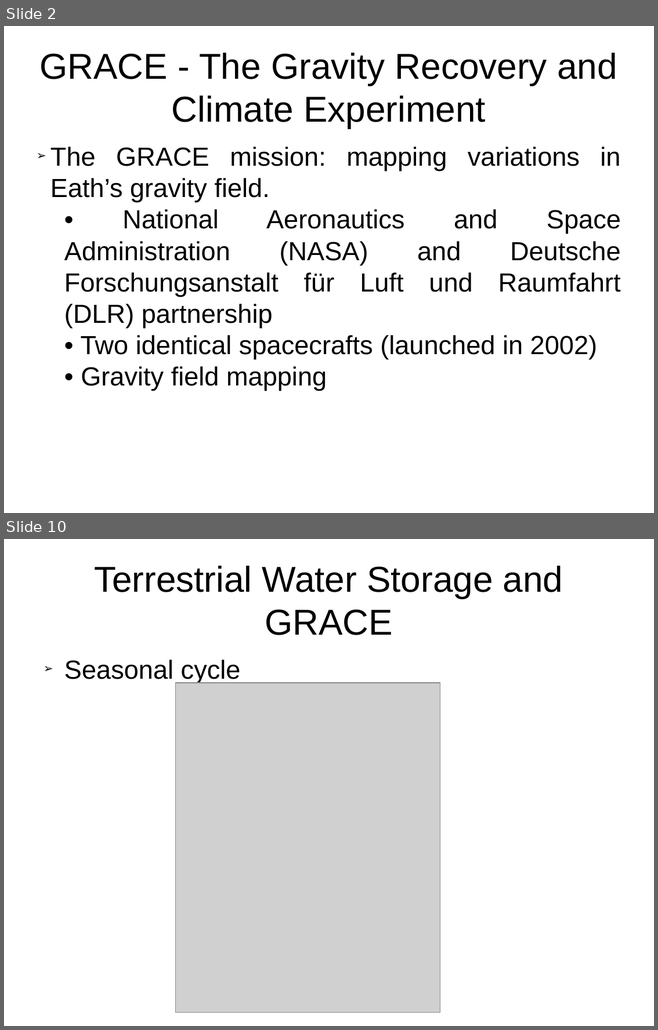
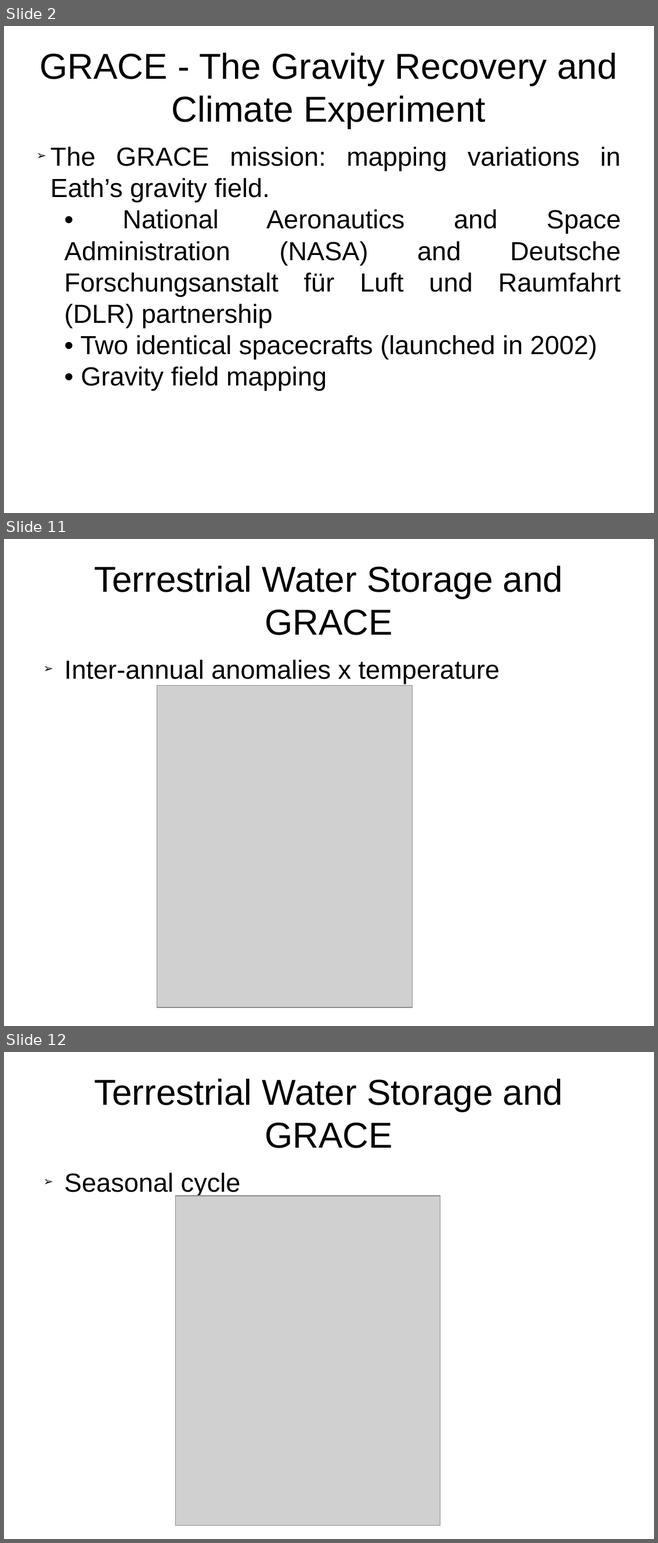
Before and after one commit to fvgatts/apresenta-o, a slide deck: presentation-TWSandGRACE.odp. Shown one above the other, each under a label of ours: slides 2 and 10 before the commit, slides 2, 11 and 12 after it; the slides between them are not shown. The pictures are 658x1030 and 658x1543 pixels, drawn with LibreOffice and Linux fonts; fonts in the diff are those of the drawing; grey boxes stand for pictures. Boxes give left, top, right and bottom in pixels: in the first picture for what was removed or moved away, otherwise in the second. Text is boxed around its words. In the diff, an @@ line names an element or a change of style, - is before the commit and + after.

Commit message:
s2 to s11 - (figures to edit)

```diff
--- a/presentation-TWSandGRACE.odp
+++ b/presentation-TWSandGRACE.odp
@@ slide 11 added at (x1=4, y1=539, x2=654, y2=1026), background #FFFFFF @@
@@ title added at (x1=94, y1=566, x2=563, y2=635), 44 pt, text #000000 @@
+Terrestrial Water Storage and GRACE
@@ text added at (x1=64, y1=660, x2=499, y2=684), 32 pt, text #000000 @@
+➢ Inter-annual anomalies x temperature
@@ picture added at (x1=157, y1=685, x2=412, y2=1008) @@
@@ what was slide 10 is now slide 12 @@
```
Also in this commit, not shown: 5 slides changed, 2 other slides added, 1 slide removed.
